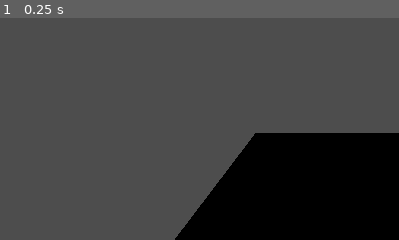
Above: before the commit, frame 1.
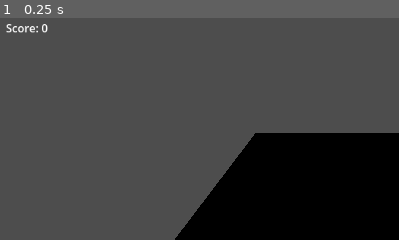
Above: after the commit, the same moment.

Repository: mwilcome/VacuumRogue
Game: Godot game, scene res://main.tscn
The game is run twice, just before and just after one commit, with the same random seed, the same clock (stepped at 60 frames per second) and the same inputs.
Inputs:
- Up to frame 1 (0.25 s): no input
The pictures show only the part of the screen within x 0-50%, y 0-50%; the shares and areas given below are measured in that part.

The runs differ from the first frame. In frame 1, 0.2% of the frame differs, in the area x 1-13%, y 2-7%.

Commit message:
Score is now in a UI section

Diff:
--- a/main.tscn
+++ b/main.tscn
@@ -58,3 +58,17 @@
 shape = SubResource("BoxShape3D_qj4cn")
 
 [node name="TrashContainer" type="Node3D" parent="."]
+
+[node name="UI" type="Control" parent="."]
+layout_mode = 3
+anchors_preset = 0
+offset_right = 81.0
+offset_bottom = 45.0
+
+[node name="ScoreLabel" type="Label" parent="UI"]
+layout_mode = 0
+offset_left = 10.0
+offset_top = 10.0
+offset_right = 71.0
+offset_bottom = 33.0
+text = "Score: 0"
--- a/vacuum.gd
+++ b/vacuum.gd
@@ -3,34 +3,25 @@
 @export var speed = 5.0
 @export var gravity = 9.8
 var score = 0
+@onready var score_label = get_node("../UI/ScoreLabel")
 
 func _ready():
-	# Connect the suction zone's signal
 	$SuctionZone.body_entered.connect(_on_suction_zone_body_entered)
 
 func _physics_process(delta):
-	# Apply gravity
 	if not is_on_floor():
 		velocity.y -= gravity * delta
-
-	# Get input direction
 	var input_dir = Vector3.ZERO
 	input_dir.x = Input.get_axis("ui_left", "ui_right")
 	input_dir.z = Input.get_axis("ui_up", "ui_down")
-
-	# Normalize to prevent faster diagonal movement
 	if input_dir.length() > 0:
 		input_dir = input_dir.normalized()
-
-	# Set horizontal velocity
 	velocity.x = input_dir.x * speed
 	velocity.z = input_dir.z * speed
-
-	# Move the vacuum
 	move_and_slide()
 
 func _on_suction_zone_body_entered(body):
 	if body.is_in_group("trash"):
-		body.queue_free()  # Remove the trash
+		body.queue_free()
 		score += 1
-		print("Score: ", score)  # Temporary debug output
+		score_label.text = "Score: " + str(score)
